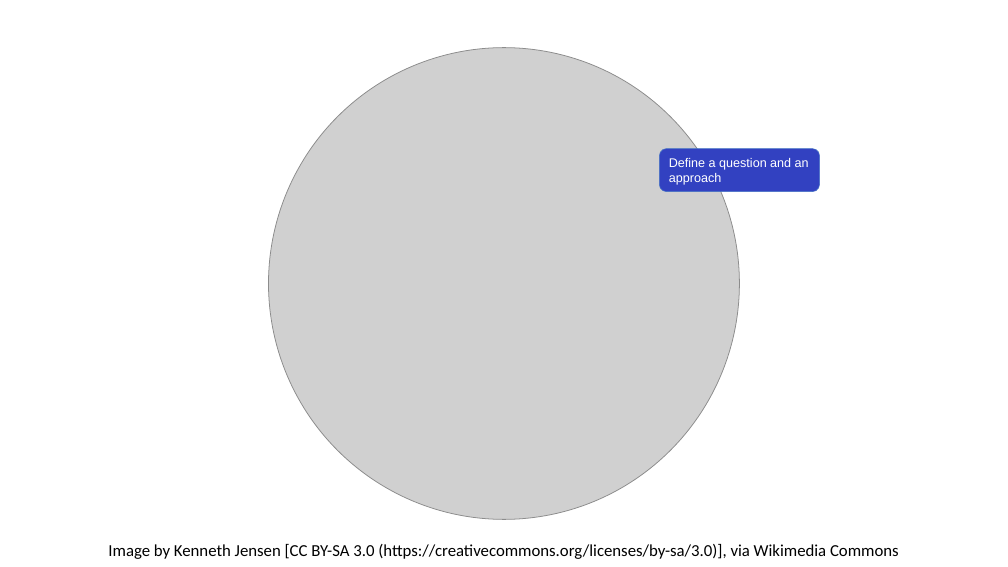
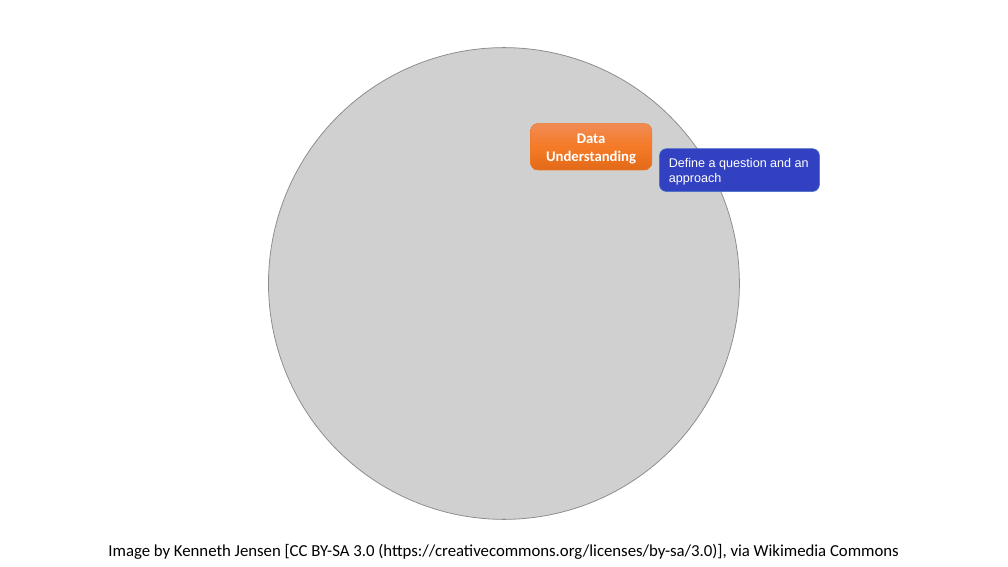
Before and after one commit to adam-sampson/Job_Desc_Text_Analytics, a slide deck: slide 8 of Jobs Analysis.pptx (slide 7 before the commit). Drawn at 1008x567 pixels with LibreOffice and Linux fonts; fonts in the diff are those of the drawing; grey boxes stand for pictures. Boxes give left, top, right and bottom in pixels: in the first picture for what was removed or moved away, otherwise in the second. Text is boxed around its words. In the diff, an @@ line names an element or a change of style, - is before the commit and + after.

```diff
--- a/Jobs Analysis.pptx
+++ b/Jobs Analysis.pptx
@@ rounded rectangle added at bbox=[531, 123, 653, 170], fill gradient #F18C57 to #F67B28 to #E56C19, outline #ED7D31 0.5 pt, 14 pt, text #FFFFFF, bold @@
+Data Understanding
```
Also in this commit, not shown: 2 other slides changed, 2 slides added, 2 slides removed.
